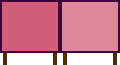
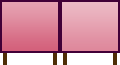
Before/after of a (120, 65) layered artwork. What changed in the layer stack:
pixels changed over [2, 2, 118, 50] (layer not identified)
